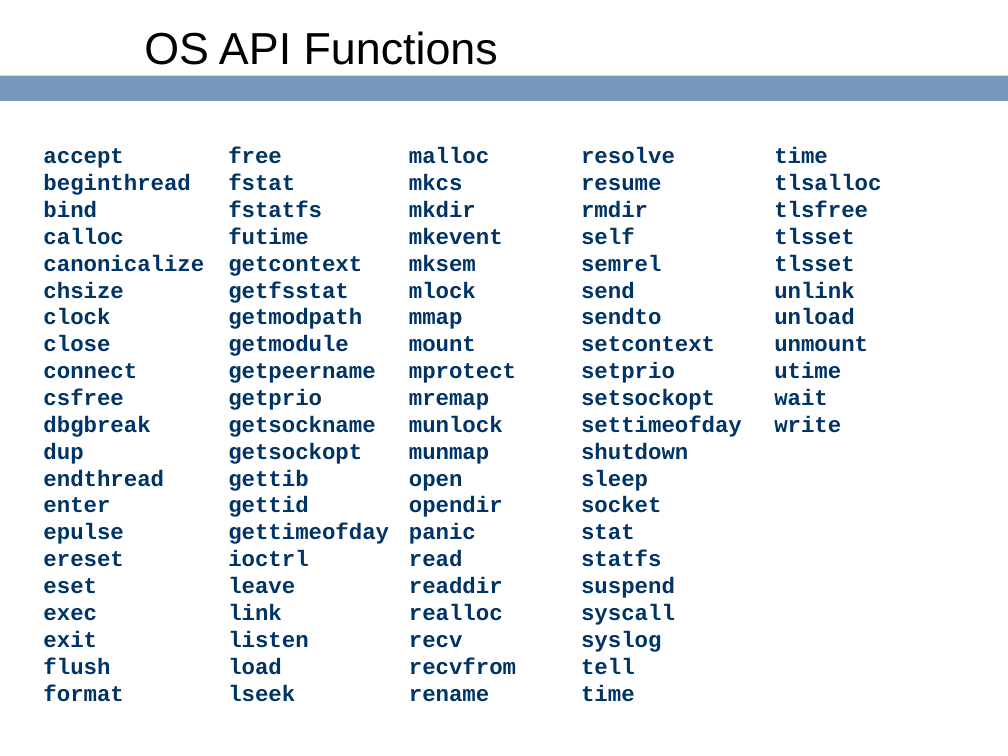
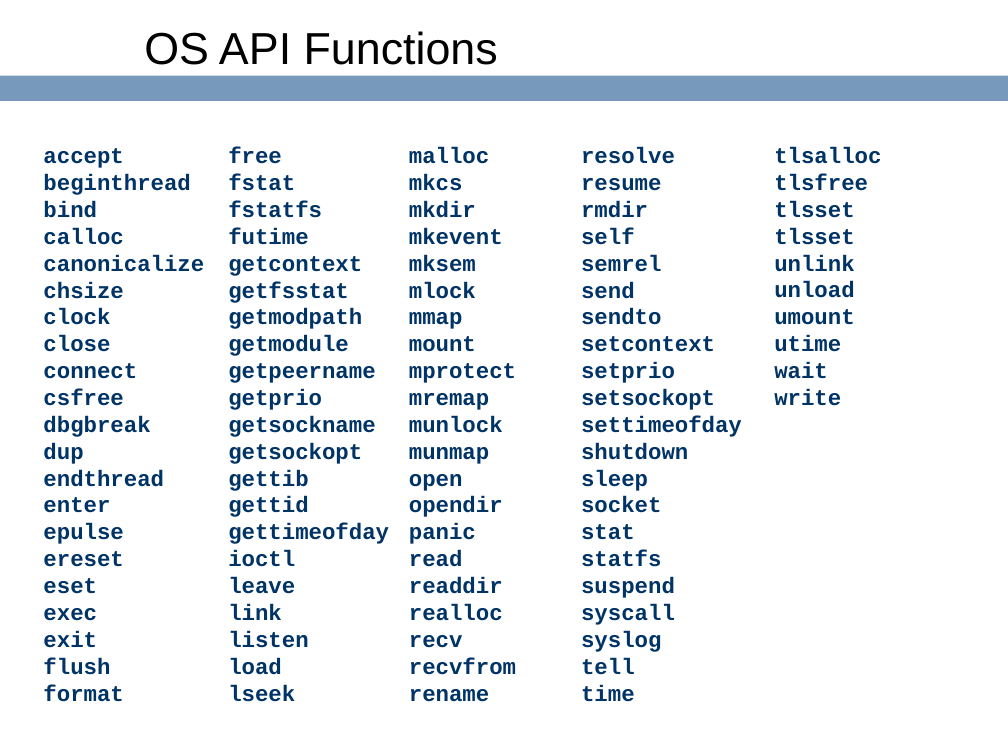
Before and after one commit to ringgaard/sanos, a slide deck: slide 24 of doc/sanostech.ppt. Drawn at 1008x756 pixels with LibreOffice and Linux fonts; fonts in the diff are those of the drawing; background and template pictures are left out. Boxes give left, top, right and bottom in pixels: in the first picture for what was removed or moved away, otherwise in the second. Text is boxed around its words. In the diff, an @@ line names an element or a change of style, - is before the commit and + after.

```diff
--- a/doc/sanostech.ppt
+++ b/doc/sanostech.ppt
@@ text at <box>774,147,828,164</box>: paragraph removed @@
-time
@@ text at <box>774,309,854,325</box>: text changed @@
-unmount
+umount
@@ text at <box>228,550,295,567</box>: text changed @@
-ioctrl
+ioctl
```
Also in this commit, not shown: 11 other slides changed, 2 slides added, 1 other file.
